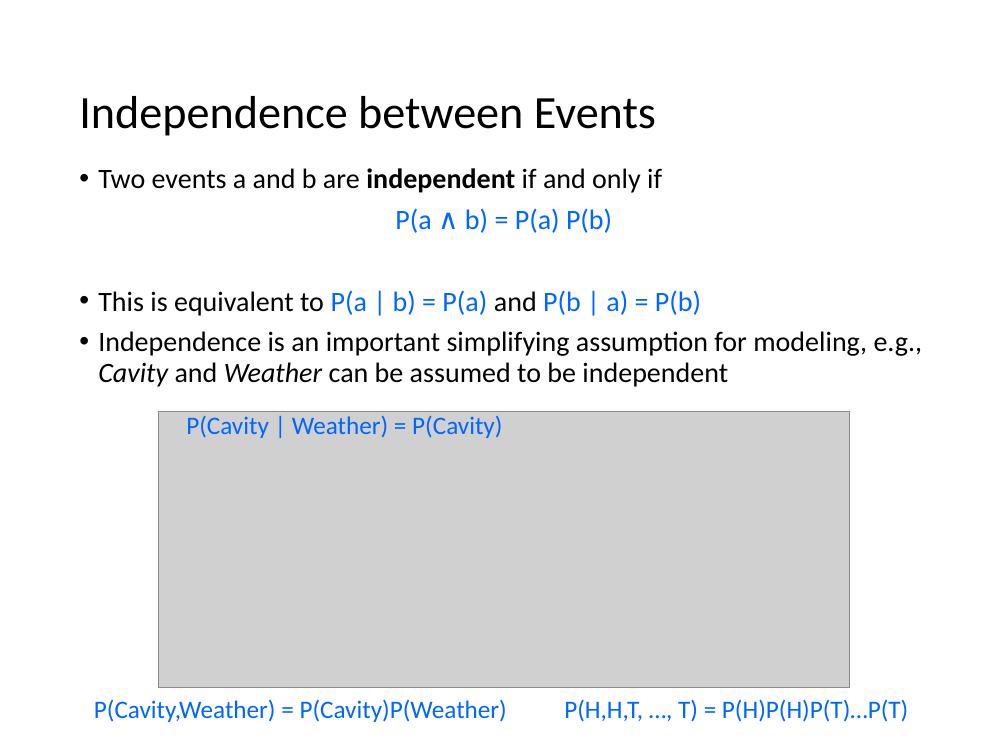
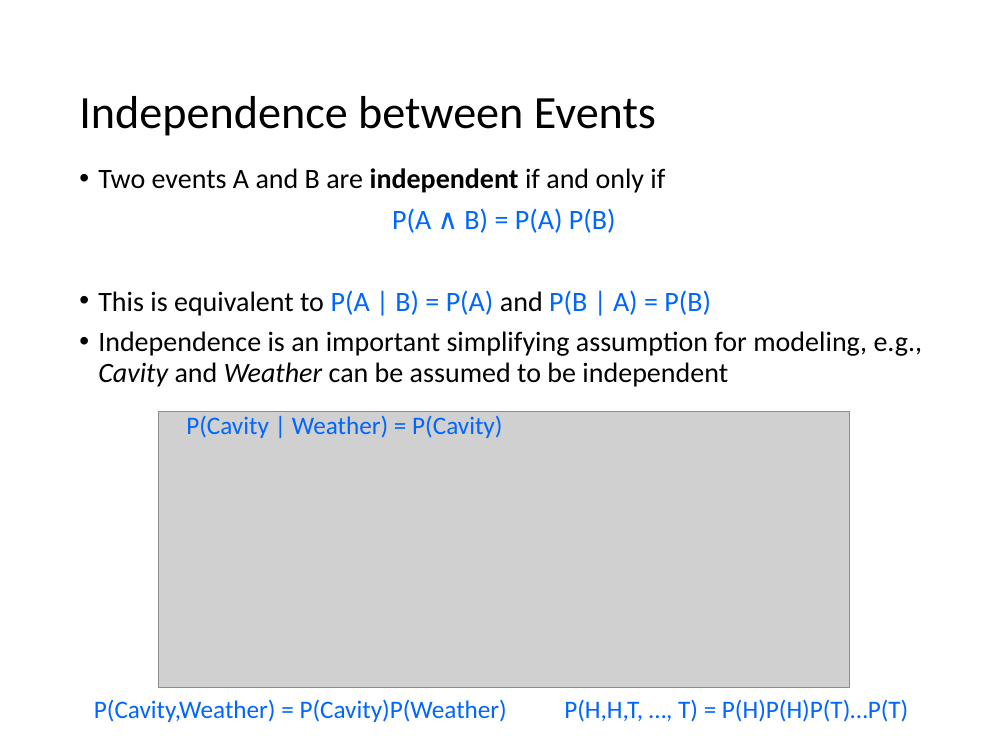
Before and after one commit to mhahsler/CS7320-AI, a slide deck: slide 28 of slides/12_uncertainty.pptx. Drawn at 1008x756 pixels with LibreOffice and Linux fonts; fonts in the diff are those of the drawing; grey boxes stand for pictures. Boxes give left, top, right and bottom in pixels: in the first picture for what was removed or moved away, otherwise in the second. Text is boxed around its words. In the diff, an @@ line names an element or a change of style, - is before the commit and + after.

```diff
--- a/slides/12_uncertainty.pptx
+++ b/slides/12_uncertainty.pptx
@@ text at box(98, 168, 711, 316): text changed @@
-• Two events a and b are independent if and only if
-P(a ∧ b) = P(a) P(b)
-• This is equivalent to P(a | b) = P(a) and P(b | a) = P(b)
+• Two events A and B are independent if and only if
+P(A ∧ B) = P(A) P(B)
+• This is equivalent to P(A | B) = P(A) and P(B | A) = P(B)
```
Also in this commit, not shown: 11 other slides changed, 1 other file.
